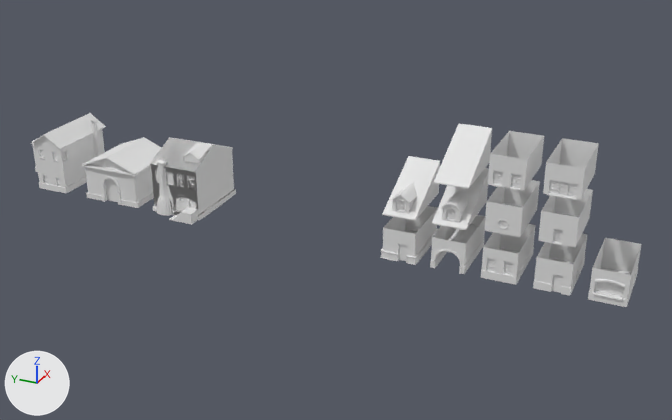
Renders of the Blender file Pre-Production/Art_Files/Blender_Files/Concept_Houses.blend from each side of a commit.
Rendered twice from a 50 mm camera at (-95.6, -22.4, 50.8) aimed at (0.3, 20.7, 2.9). Arrows for +X, +Y and +Z are at lower left; the lights stay in place.

Script lines for the objects in view, before the commit:
```python
me_cube_001 = bpy.data.meshes.new('Cube.001')
me_cube_001.from_pydata(...)  # 1176 vertices, 1209 faces; spans x -1.61..8.13, y 0.0..6.0, z 0.0..7.67
me_cube_001.polygons.foreach_set('use_smooth', [True] * 1209)
me_cube_002 = bpy.data.meshes.new('Cube.002')
me_cube_002.from_pydata(...)  # 943 vertices, 988 faces; spans x -0.24..8.45, y -0.12..8.4, z 0.0..6.52
me_cube_002.polygons.foreach_set('use_smooth', [True] * 988)
me_cube_009 = bpy.data.meshes.new('Cube.009')
me_cube_009.from_pydata(...)  # 1287 vertices, 1314 faces; spans x -0.28..8.16, y -0.23..6.21, z -0.03..7.67
me_cube_009.polygons.foreach_set('use_smooth', [True] * 1314)
me_cube_014 = bpy.data.meshes.new('Cube.014')
me_cube_014.from_pydata(...)  # 1287 vertices, 1323 faces; spans x -1.55..8.19, y 0.0..6.01, z 0.0..7.67
me_cube_014.polygons.foreach_set('use_smooth', [True] * 1323)
ob_church = bpy.data.objects.new('Church', me_cube_002)
ob_church.location = (-4.1, 47.4, 0.0)
ob_shortstack = bpy.data.objects.new('Shortstack', me_cube_001)
ob_shortstack.location = (-3.7, 38.2, 0.0)
ob_shortstack.scale = (1.12, 1.12, 1.12)
ob_shortstack_002 = bpy.data.objects.new('Shortstack.002', me_cube_009)
ob_shortstack_002.location = (-3.7, 38.2, 0.0)
ob_shortstack_002.scale = (1.12, 1.12, 1.12)
ob_shortstack_005 = bpy.data.objects.new('Shortstack.005', me_cube_014)
ob_shortstack_005.location = (-3.7, 38.2, 0.0)
ob_shortstack_005.scale = (1.12, 1.12, 1.12)
# also in view: 'TallHouse.004' at (0.0, 10.8, 1.9); 'TallHouse.010' at (-0.1, -7.2, 13.2); 'TallHouse.011' at (-0.1, -13.2, 1.9); 'TallHouse.008' at (-0.1, -1.2, 13.2); 'TallHouse.005' at (0.0, 4.8, 1.9)
```
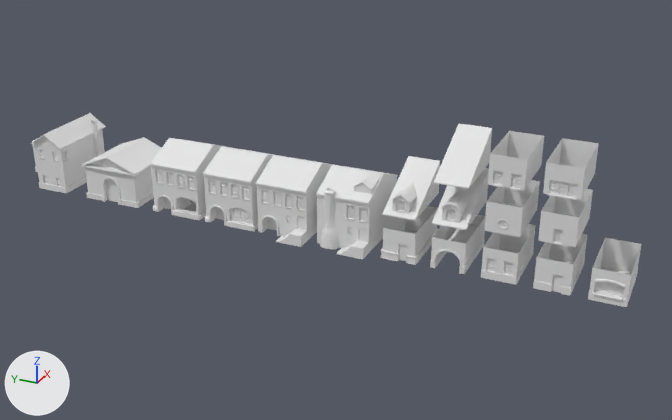
Location of each change, [x1, y1, x2, y2] in pixels of the pictures (672 x 420 px):
'Shortstack.005', moved
    before: [156, 137, 234, 216]
    after: [316, 165, 397, 259]
'Shortstack', moved
    before: [151, 138, 213, 225]
    after: [256, 155, 334, 247]
'Shortstack.002', moved
    before: [153, 138, 235, 215]
    after: [203, 146, 285, 231]

The change in detail:
Object 'Shortstack' (ob_shortstack) moves from (-3.7, 38.2, 0.0) to (-3.7, 22.8, 0.0).
Object 'Shortstack.002' (ob_shortstack_002) moves from (-3.7, 38.2, 0.0) to (-3.7, 30.3, 0.0).
Object 'Shortstack.005' (ob_shortstack_005) moves from (-3.7, 38.2, 0.0) to (-3.7, 14.7, 0.0).
